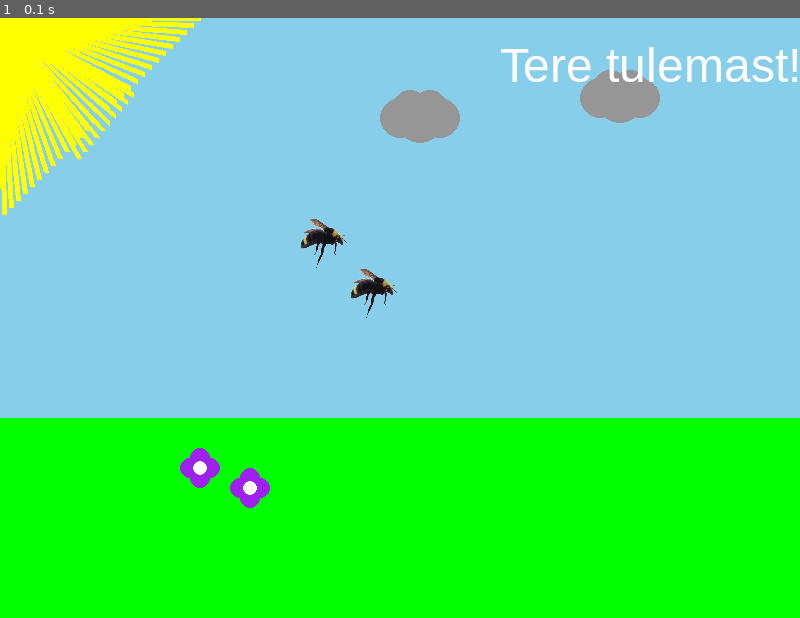
Above: before the commit, frame 1.
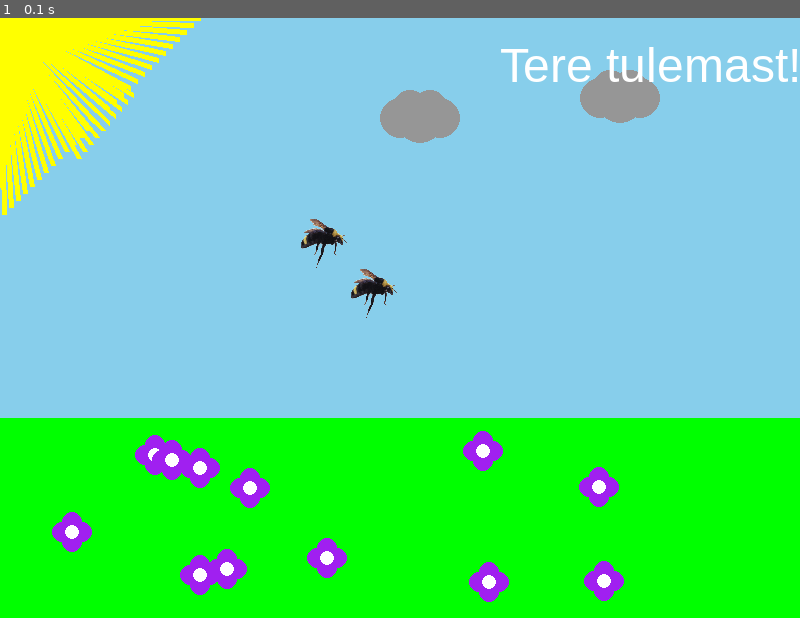
Above: after the commit, the same moment.

Repository: anjutka17/teeeema9
Game: pygame game, started from 1.1_ülesanne.py
Same seed, same stepped clock (60 frames per second), same inputs: the game is played once before the commit and once after it.
Inputs:
- Up to frame 1 (0.1 s): no input

The runs differ from the first frame. In frame 1, 2.0% of the frame differs, in the area x 6-78%, y 68-98%.

Commit message:
booombaklaaa

Diff:
--- a/1.1_ülesanne.py
+++ b/1.1_ülesanne.py
@@ -1,5 +1,5 @@
 import pygame
-
+import random
 
 pygame.init()
 
@@ -55,6 +55,10 @@
 pygame.draw.rect(ekraan, roheline, (0, 400, 800, 200)) # трава
 
 paike()
+for _ in range(10):
+    x = random.randint(20, 780)
+    y = random.randint(420, 580)
+    joonista_lill(ekraan, x, y)
 joonista_lill(ekraan, 200, 450)
 joonista_lill(ekraan, 250, 470)
 joonista_pilv(ekraan, 400, 100)
--- a/1.3_ülesanne.py
+++ b/1.3_ülesanne.py
@@ -16,7 +16,7 @@
 kangelane = pygame.transform.scale(kangelane, (200, 200))
 aken.blit(kangelane, (220, 250))
 
-# рисуем овал (пузырь для текста)
+# овал
 pygame.draw.ellipse(aken, valge, (100, 50, 440, 100)) # сам овал
 pygame.draw.ellipse(aken, must, (100, 50, 440, 100), 3) # граница
 
Not shown, changed: teema9.pyproj
